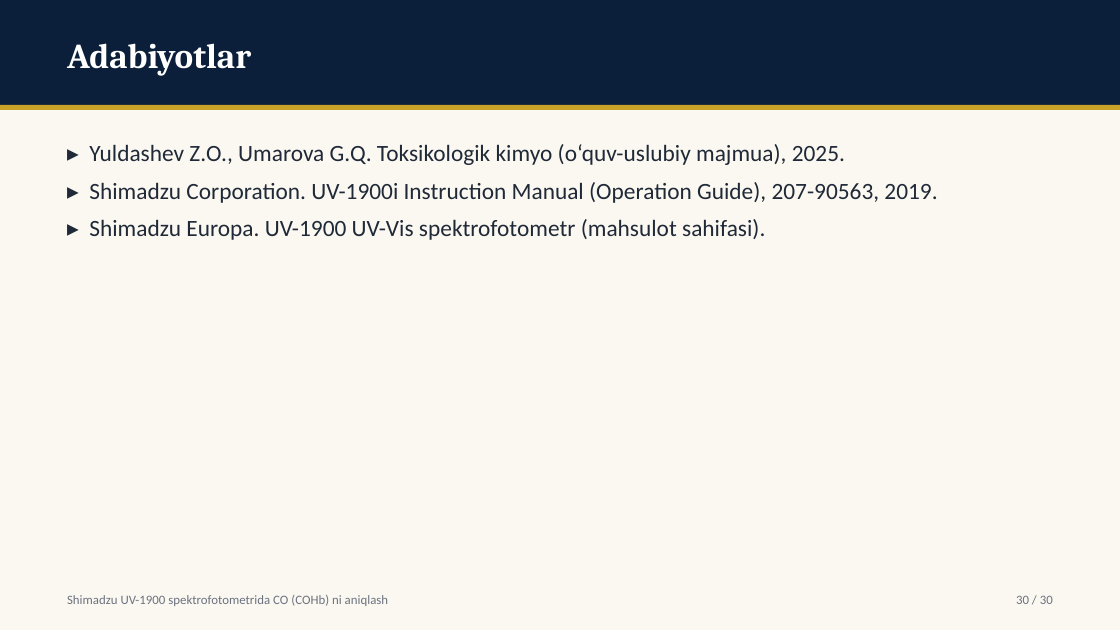
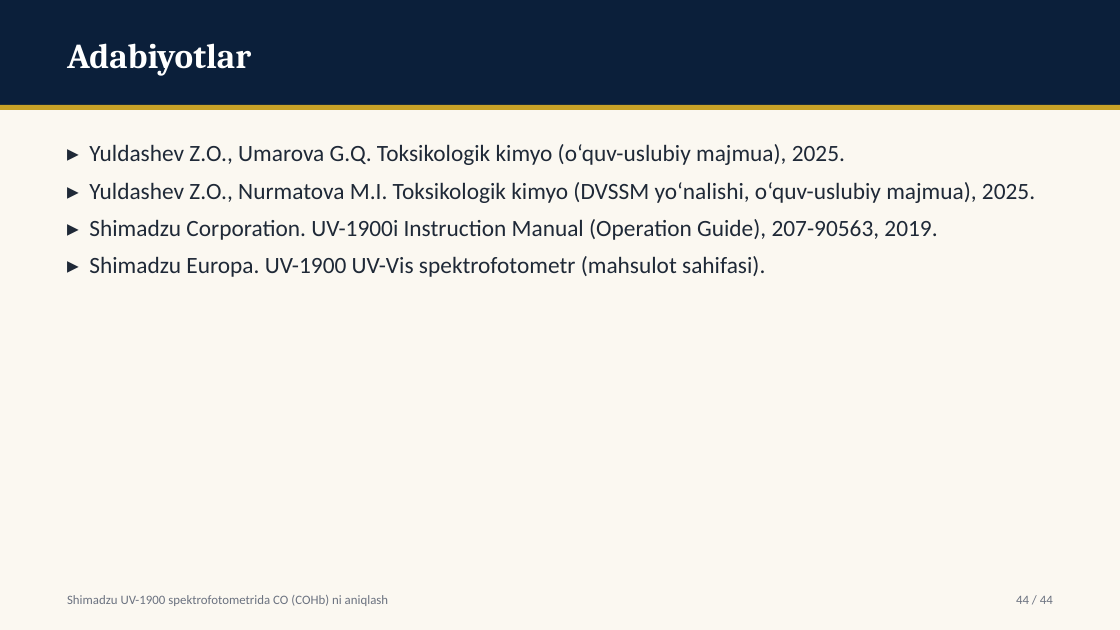
Before and after one commit to davlatsudekspert/forensic-expert, a slide deck: slide 44 of out/instr-02-uv1900-cohb.pptx (slide 30 before the commit). Drawn at 1120x630 pixels with LibreOffice and Linux fonts; fonts in the diff are those of the drawing. Boxes give left, top, right and bottom in pixels: in the first picture for what was removed or moved away, otherwise in the second. Text is boxed around its words. In the diff, an @@ line names an element or a change of style, - is before the commit and + after.

```diff
--- a/out/instr-02-uv1900-cohb.pptx
+++ b/out/instr-02-uv1900-cohb.pptx
@@ text at bbox=[89, 182, 1035, 203]: paragraph added @@
+▸ Yuldashev Z.O., Nurmatova M.I. Toksikologik kimyo (DVSSM yo‘nalishi, o‘quv-uslubiy majmua), 2025.
@@ text at bbox=[1016, 596, 1053, 604]: text changed @@
-30 / 30
+44 / 44
```
Also in this commit, not shown: 28 other slides changed, 14 slides added, 9 other files.
